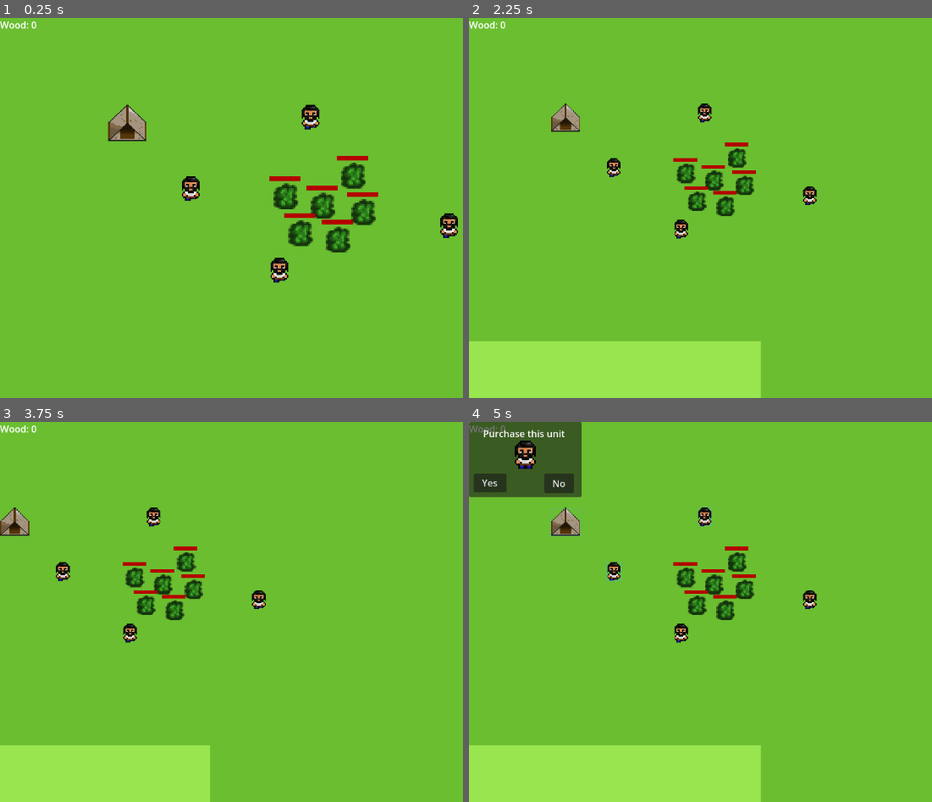
Above: before the commit, frames 1-4 (two rows, left to right).
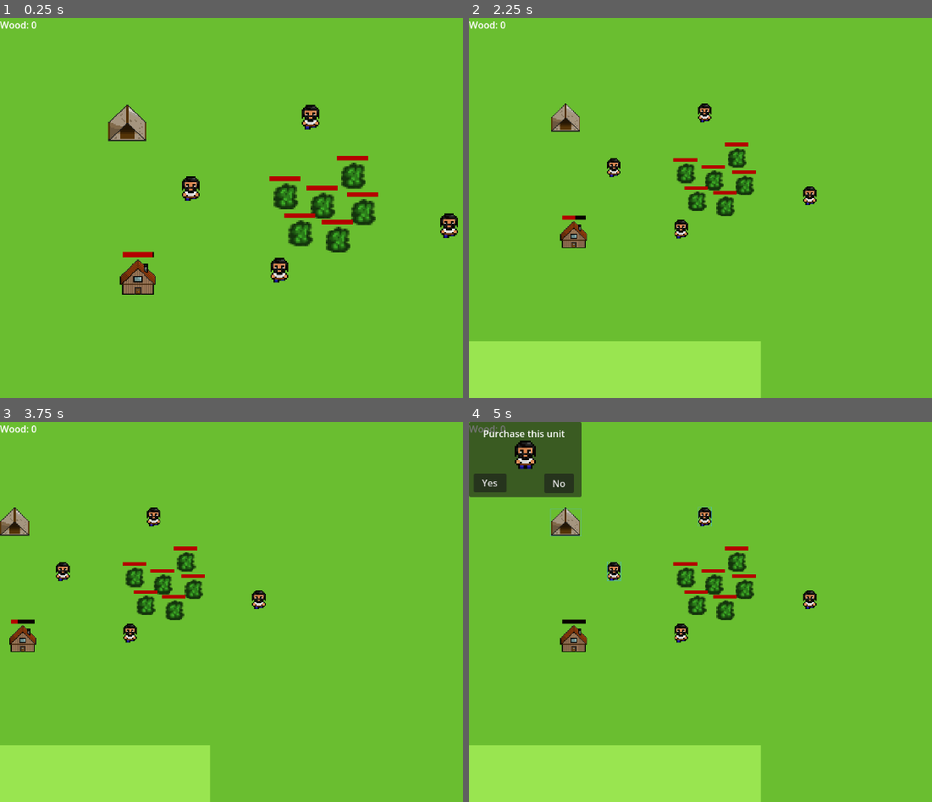
Above: after the commit, the same moments.

Repository: LukasDeRuiter/BigBattles
Game: Godot game, scene res://Scenes/world.tscn
Two runs of this game, one before a commit and one after it. Both use one fixed random seed, a clock stepped at 60 frames per second and the inputs below. This scene is started directly instead of the project's main scene.
Inputs (mouse positions are in pixels of both pictures, inside the frame that each line leads up to):
- Up to frame 1 (0.25 s): no input
- Up to frame 2 (2.25 s): tap Enter at 0.5 s; drag from (658, 189) to (830, 211) at 0.52 s; drag from (746, 268) to (830, 211) at 1.27 s; move the mouse to (779, 116) at 2.02 s; hold Right (ui_right) from 2.03 s (still down); tap Mouse wheel down (WheelDown) at 2.1 s; click (779, 116) at 2.17 s
- Up to frame 3 (3.75 s): release Right (ui_right) at 2.75 s; drag from (203, 600) to (134, 555) at 2.77 s; move the mouse to (outside the picture) at 3.52 s; press the mouse at (outside the picture) at 3.53 s; hold Left (ui_left) from 3.53 s (still down)
- Up to frame 4 (5 s): release Left (ui_left) at 4.25 s; release the mouse at (outside the picture) at 4.25 s; drag from (566, 520) to (723, 612) at 4.27 s

The runs differ from the first frame. In frame 1, 0.7% of the frame differs, in the area x 25-34%, y 61-73%; in frame 2, 0.4%; in frame 3, 0.4%; in frame 4, 0.4%.

Commit message:
add coin building

Diff:
--- /dev/null
+++ b/Scenes/coin_house.tscn
@@ -0,0 +1,40 @@
+[gd_scene load_steps=6 format=3 uid="uid://b6kpy71nxnikd"]
+
+[ext_resource type="Texture2D" uid="uid://exjksrqm8v8v" path="res://assets/buildings/house-1.png" id="1_dt6ac"]
+[ext_resource type="Script" uid="uid://cktlkol6c3spg" path="res://Scripts/coin_house.gd" id="1_jibth"]
+
+[sub_resource type="RectangleShape2D" id="RectangleShape2D_jb2ho"]
+size = Vector2(51, 17.5)
+
+[sub_resource type="StyleBoxFlat" id="StyleBoxFlat_rsuno"]
+bg_color = Color(0.0330486, 2.39403e-05, 2.3695e-05, 1)
+
+[sub_resource type="StyleBoxFlat" id="StyleBoxFlat_l7sa7"]
+bg_color = Color(0.705882, 0, 0, 1)
+
+[node name="coinHouse" type="StaticBody2D"]
+script = ExtResource("1_jibth")
+
+[node name="CollisionShape2D" type="CollisionShape2D" parent="."]
+position = Vector2(0.5, -10.25)
+shape = SubResource("RectangleShape2D_jb2ho")
+
+[node name="Timer" type="Timer" parent="."]
+wait_time = 0.1
+
+[node name="ProgressBar" type="ProgressBar" parent="."]
+offset_left = -26.0
+offset_top = -73.0
+offset_right = 27.0
+offset_bottom = -64.0
+theme_override_styles/background = SubResource("StyleBoxFlat_rsuno")
+theme_override_styles/fill = SubResource("StyleBoxFlat_l7sa7")
+value = 50.0
+show_percentage = false
+
+[node name="House-1" type="Sprite2D" parent="."]
+position = Vector2(0, -30)
+scale = Vector2(1.90625, 1.875)
+texture = ExtResource("1_dt6ac")
+
+[connection signal="timeout" from="Timer" to="." method="_on_timer_timeout"]
--- a/Scenes/world.tscn
+++ b/Scenes/world.tscn
@@ -6,6 +6,7 @@
 [ext_resource type="PackedScene" uid="uid://de0i5he0h0xu2" path="res://Scenes/unit.tscn" id="2_go701"]
 [ext_resource type="PackedScene" uid="uid://bcp1ylohh1pl2" path="res://Scenes/tree.tscn" id="4_8j60k"]
 [ext_resource type="PackedScene" uid="uid://cij15l5momjuo" path="res://Scenes/ui.tscn" id="5_fo5ed"]
+[ext_resource type="PackedScene" uid="uid://b6kpy71nxnikd" path="res://Scenes/coin_house.tscn" id="7_k7acu"]
 [ext_resource type="PackedScene" uid="uid://d1hgu408vy0uy" path="res://Scenes/tent.tscn" id="7_o06y3"]
 
 [node name="World" type="Node2D"]
@@ -61,6 +62,9 @@
 [node name="Tree5" parent="Objects" instance=ExtResource("4_8j60k")]
 position = Vector2(601, 314)
 
+[node name="coinHouse" parent="Objects" instance=ExtResource("7_k7acu")]
+position = Vector2(235, 517)
+
 [node name="Buildings" type="Node2D" parent="."]
 y_sort_enabled = true
 
--- /dev/null
+++ b/Scripts/coin_house.gd
@@ -0,0 +1,24 @@
+extends StaticBody2D
+
+var totalTime = 50
+var currentTime
+
+@onready var bar = $ProgressBar
+@onready var timer = $Timer
+
+func _ready():
+	currentTime = totalTime
+	bar.max_value = totalTime
+	timer.start()
+
+func _process(delta):
+	if currentTime <= 0:
+		coinsCollected()
+
+func _on_timer_timeout():
+	currentTime -= 1
+	var tween = get_tree().create_tween()
+	tween.tween_property(bar, "value", currentTime, 0.1).set_trans(Tween.TRANS_LINEAR)
+
+func coinsCollected():
+	Game.coin += 10
--- a/Scripts/game.gd
+++ b/Scripts/game.gd
@@ -3,6 +3,7 @@
 @onready var spawn = preload("res://Scenes/spawn_unit.tscn")
 
 var wood = 0
+var coin = 0
 
 func spawnUnit(position):
 	var path = get_tree().get_root().get_node("World/UI")
Not shown: 1 places in Scenes/world.tscn that only renumber resources
Not shown, added: Scripts/coin_house.gd.uid
Binary file added: assets/buildings/house-1.png
Not shown, added: assets/buildings/house-1.png.import
